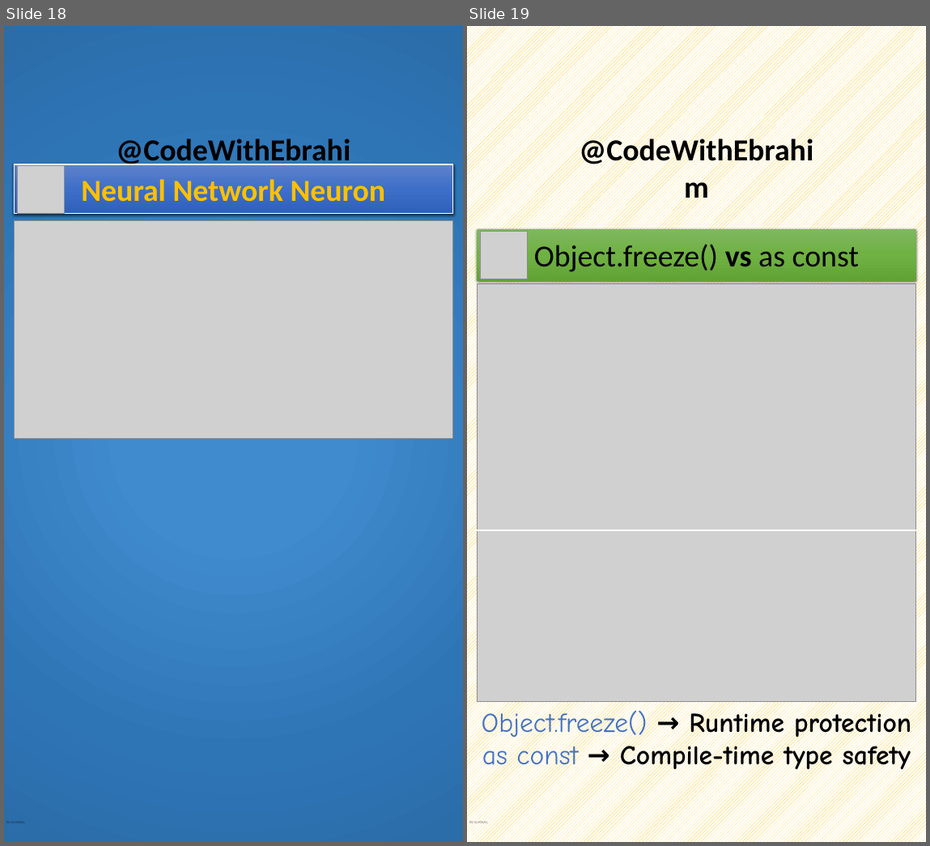
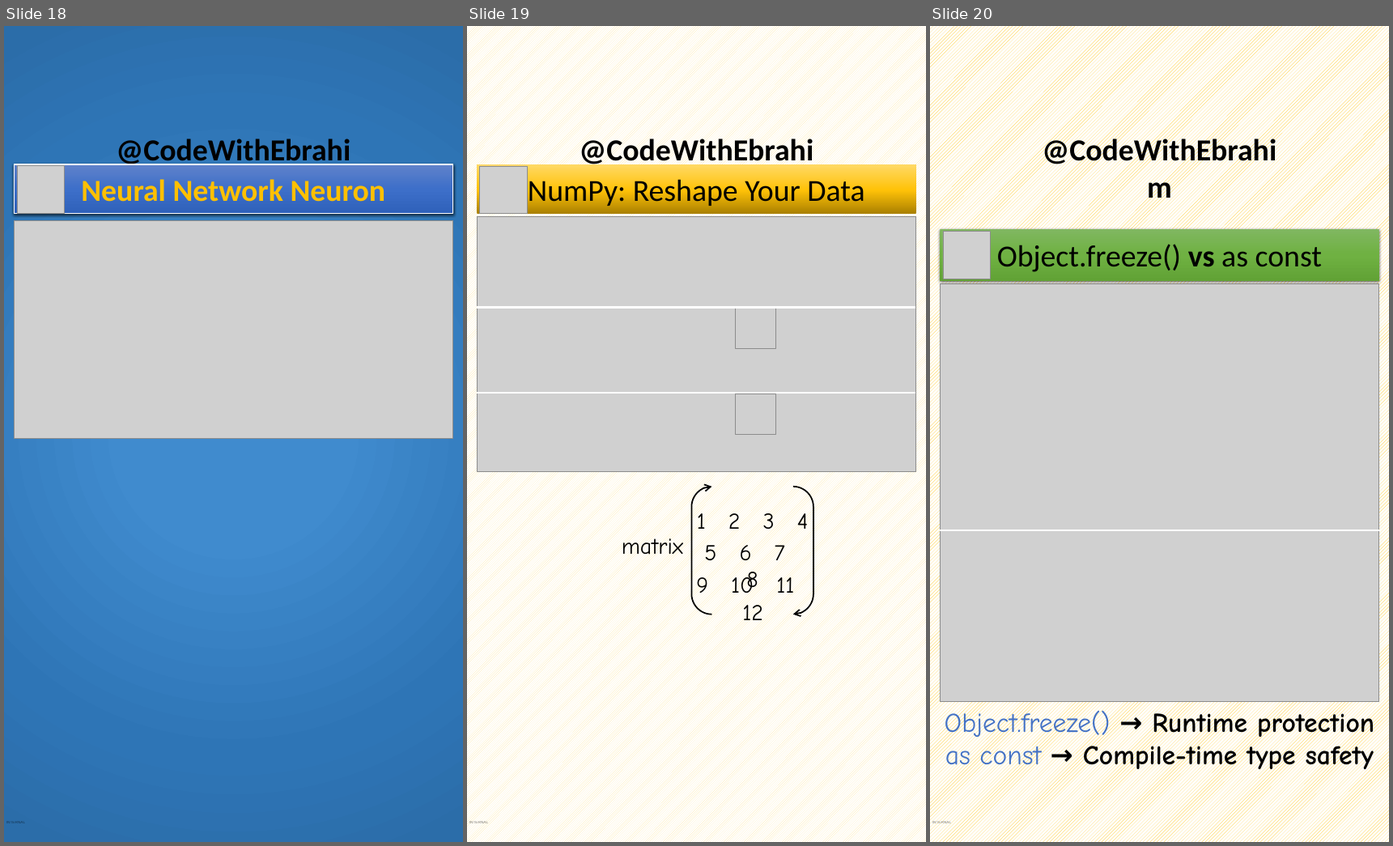
Before and after one commit to ebrahimsalehi1/python_codes, a slide deck: assets/images.pptx. Shown side by side, each under a label of ours: slides 18 and 19 before the commit, slides 18, 19 and 20 after it. The pictures are 930x846 and 1393x846 pixels, drawn with LibreOffice and Linux fonts; fonts in the diff are those of the drawing; grey boxes stand for pictures; background and template pictures are left out. Boxes give left, top, right and bottom in pixels: in the first picture for what was removed or moved away, otherwise in the second. Text is boxed around its words. In the diff, an @@ line names an element or a change of style, - is before the commit and + after.

```diff
--- a/assets/images.pptx
+++ b/assets/images.pptx
@@ slide 19 added at (467, 26, 926, 842), background pattern #FFE699 on #FFFFFF; not listed: 2 template elements that a slide beside it also shows @@
@@ rectangle added at (477, 165, 916, 214), fill gradient #AB8100 to #FFC208 to #FFD966, 54 pt, text #000000 @@
+NumPy: Reshape Your Data
@@ picture added at (480, 166, 527, 213) @@
@@ picture added at (477, 216, 916, 472) @@
@@ line added from (477, 307) to (916, 307), #FFFFFF 3 pt @@
@@ picture added at (735, 308, 776, 349) @@
@@ line added from (477, 393) to (916, 393), #FFFFFF 3 pt @@
@@ picture added at (735, 394, 776, 434) @@
@@ group added at (622, 487, 814, 621): 4 texts, 1 bracket pair @@
+matrix
+1 2 3 4
+5 6 7 8
+9 10 11 12
@@ what was slide 19 is now slide 20 @@
```
Also in this commit, not shown: 2 other files.
